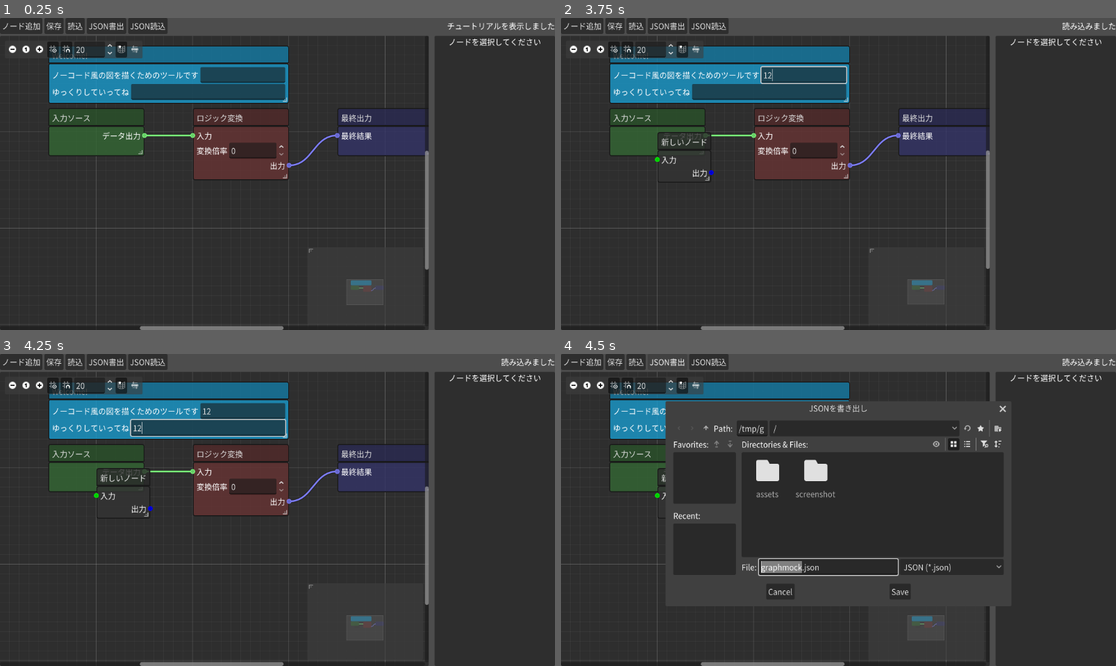
Above: before the commit, frames 1-4 (two rows, left to right).
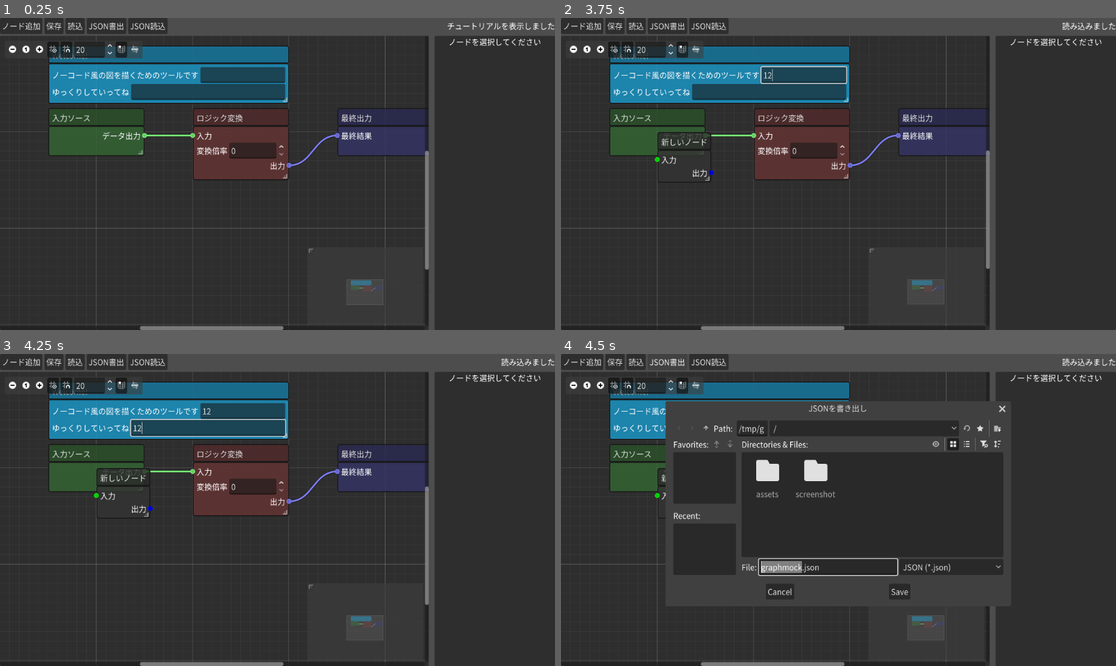
Above: after the commit, the same moments.

Repository: mazboxry/graphmock
Game: Godot game, scene res://Main.tscn
Two runs of this game, one before a commit and one after it. Both use one fixed random seed, a clock stepped at 60 frames per second and the inputs below.
Inputs (mouse positions are in pixels of both pictures, inside the frame that each line leads up to):
- Up to frame 1 (0.25 s): no input
- Up to frame 2 (3.75 s): click (805, 74) at 0.52 s; type "12" at 0.6 s; click (771, 92) at 0.75 s; type "12" at 0.83 s; click "ノード追加" at 1.25 s; click "保存" at 2 s; click "読込" at 2.75 s; click (805, 74) at 3.52 s; type "12" at 3.6 s
- Up to frame 3 (4.25 s): click (210, 428) at 3.75 s; type "12" at 3.83 s
- Up to frame 4 (4.5 s): click "JSON書出" at 4.25 s

Frames 1-3 are identical in both runs. In frame 4, 0.4% of the frame differs, in the area x 37-81%, y 16-78%.

Commit message:
top port input only  bottom port output only

Diff:
--- /dev/null
+++ b/assets/json/graphmock-003.json
@@ -0,0 +1,315 @@
+{
+	"connections": [
+		{
+			"from_node_id": "node_0007",
+			"from_port": 0,
+			"to_node_id": "node_0004",
+			"to_port": 0
+		},
+		{
+			"from_node_id": "node_0004:bottom",
+			"from_port": 0,
+			"to_node_id": "node_0005:top",
+			"to_port": 0
+		},
+		{
+			"from_node_id": "node_0004",
+			"from_port": 0,
+			"to_node_id": "node_0008",
+			"to_port": 0
+		}
+	],
+	"graph": {
+		"scroll_offset": [
+			0.0,
+			0.0
+		],
+		"zoom": 1.0
+	},
+	"nodes": [
+		{
+			"bottom_port_color": [
+				1.0,
+				1.0,
+				1.0,
+				1.0
+			],
+			"has_bottom_port": false,
+			"has_top_port": false,
+			"id": "node_0006",
+			"items": [
+				{
+					"color": [
+						0.0,
+						1.0,
+						0.0,
+						1.0
+					],
+					"is_input": false,
+					"is_output": false,
+					"name": "入力",
+					"type": "port"
+				},
+				{
+					"color": [
+						0.0,
+						0.0,
+						1.0,
+						1.0
+					],
+					"is_input": false,
+					"is_output": false,
+					"name": "出力",
+					"type": "port"
+				}
+			],
+			"name": "node_0006",
+			"node_color": [
+				0.200000002980232,
+				0.200000002980232,
+				0.200000002980232,
+				0.800000011920929
+			],
+			"position_offset": [
+				160.0,
+				60.0
+			],
+			"size": [
+				176.0,
+				105.0
+			],
+			"title": "上下ポート　サンプル",
+			"top_port_color": [
+				1.0,
+				1.0,
+				1.0,
+				1.0
+			]
+		},
+		{
+			"bottom_port_color": [
+				1.0,
+				1.0,
+				1.0,
+				1.0
+			],
+			"has_bottom_port": false,
+			"has_top_port": false,
+			"id": "node_0007",
+			"items": [
+				{
+					"color": [
+						0.0,
+						0.0,
+						1.0,
+						1.0
+					],
+					"is_input": false,
+					"is_output": true,
+					"name": "出力",
+					"type": "port"
+				}
+			],
+			"name": "node_0007",
+			"node_color": [
+				0.200000002980232,
+				0.200000002980232,
+				0.200000002980232,
+				0.800000011920929
+			],
+			"position_offset": [
+				60.0,
+				240.0
+			],
+			"size": [
+				73.0,
+				78.0
+			],
+			"title": "ボタン1",
+			"top_port_color": [
+				1.0,
+				1.0,
+				1.0,
+				1.0
+			]
+		},
+		{
+			"bottom_port_color": [
+				1.0,
+				1.0,
+				1.0,
+				1.0
+			],
+			"has_bottom_port": true,
+			"has_top_port": false,
+			"id": "node_0004",
+			"items": [
+				{
+					"color": [
+						0.0,
+						1.0,
+						0.0,
+						1.0
+					],
+					"is_input": true,
+					"is_output": false,
+					"name": "条件",
+					"type": "port"
+				},
+				{
+					"color": [
+						0.0,
+						0.0,
+						1.0,
+						1.0
+					],
+					"is_input": false,
+					"is_output": true,
+					"name": "分岐",
+					"type": "port"
+				}
+			],
+			"name": "node_0004",
+			"node_color": [
+				0.200000002980232,
+				0.200000002980232,
+				0.200000002980232,
+				0.800000011920929
+			],
+			"position_offset": [
+				260.0,
+				200.0
+			],
+			"size": [
+				80.0,
+				105.0
+			],
+			"title": "スタート",
+			"top_port_color": [
+				1.0,
+				1.0,
+				1.0,
+				1.0
+			]
+		},
+		{
+			"bottom_port_color": [
+				1.0,
+				1.0,
+				1.0,
+				1.0
+			],
+			"has_bottom_port": false,
+			"has_top_port": false,
+			"id": "node_0008",
+			"items": [
+				{
+					"color": [
+						0.0,
+						1.0,
+						0.0,
+						1.0
+					],
+					"is_input": true,
+					"is_output": false,
+					"name": "入力",
+					"type": "port"
+				},
+				{
+					"color": [
+						0.0,
+						0.0,
+						1.0,
+						1.0
+					],
+					"is_input": false,
+					"is_output": true,
+					"name": "出力",
+					"type": "port"
+				}
+			],
+			"name": "node_0008",
+			"node_color": [
+				0.200000002980232,
+				0.200000002980232,
+				0.200000002980232,
+				0.800000011920929
+			],
+			"position_offset": [
+				440.0,
+				220.0
+			],
+			"size": [
+				112.0,
+				105.0
+			],
+			"title": "処理2",
+			"top_port_color": [
+				1.0,
+				1.0,
+				1.0,
+				1.0
+			]
+		},
+		{
+			"bottom_port_color": [
+				1.0,
+				1.0,
+				1.0,
+				1.0
+			],
+			"has_bottom_port": false,
+			"has_top_port": true,
+			"id": "node_0005",
+			"items": [
+				{
+					"color": [
+						0.0,
+						1.0,
+						0.0,
+						1.0
+					],
+					"is_input": false,
+					"is_output": false,
+					"name": "入力",
+					"type": "port"
+				},
+				{
+					"color": [
+						0.0,
+						0.0,
+						1.0,
+						1.0
+					],
+					"is_input": false,
+					"is_output": false,
+					"name": "出力",
+					"type": "port"
+				}
+			],
+			"name": "node_0005",
+			"node_color": [
+				0.200000002980232,
+				0.200000002980232,
+				0.200000002980232,
+				0.800000011920929
+			],
+			"position_offset": [
+				280.0,
+				420.0
+			],
+			"size": [
+				80.0,
+				105.0
+			],
+			"title": "おしまい",
+			"top_port_color": [
+				1.0,
+				1.0,
+				1.0,
+				1.0
+			]
+		}
+	],
+	"version": 1
+}
--- a/mock_node.gd
+++ b/mock_node.gd
@@ -38,7 +38,9 @@
 			_top_satellite.name = name + "_top"
 			if get_parent():
 				get_parent().add_child(_top_satellite)
-			_top_satellite.set_slot(0, true, 0, top_port_color, true, 0, top_port_color)
+			#top スロットは左ポートのみ
+
+			_top_satellite.set_slot(0, true, 0, top_port_color, false, 0, top_port_color)
 	else:
 		if _top_satellite and is_instance_valid(_top_satellite):
 			_top_satellite.queue_free()
@@ -52,7 +54,8 @@
 			_bottom_satellite.name = name + "_bottom"
 			if get_parent():
 				get_parent().add_child(_bottom_satellite)
-			_bottom_satellite.set_slot(0, true, 0, bottom_port_color, true, 0, bottom_port_color)
+			#bottom スロットは右ポートのみ
+			_bottom_satellite.set_slot(0, false, 0, bottom_port_color, true, 0, bottom_port_color)
 	else:
 		if _bottom_satellite and is_instance_valid(_bottom_satellite):
 			_bottom_satellite.queue_free()
@@ -61,12 +64,18 @@
 func set_top_port_color(color: Color):
 	top_port_color = color
 	if _top_satellite and is_instance_valid(_top_satellite):
-		_top_satellite.set_slot(0, true, 0, color, true, 0, color)
+		#_top_satellite.set_slot(0, true, 0, color, true, 0, color)
+		#top スロットは左ポートのみ
+
+		_top_satellite.set_slot(0, true, 0, color, false, 0, color)
 
 func set_bottom_port_color(color: Color):
 	bottom_port_color = color
 	if _bottom_satellite and is_instance_valid(_bottom_satellite):
-		_bottom_satellite.set_slot(0, true, 0, color, true, 0, color)
+		#_bottom_satellite.set_slot(0, true, 0, color, true, 0, color)
+		#bottom スロットは右ポートのみ
+
+		_bottom_satellite.set_slot(0, false, 0, color, true, 0, color)
 
 func _on_resize_request(new_size: Vector2):
 	size = new_size
